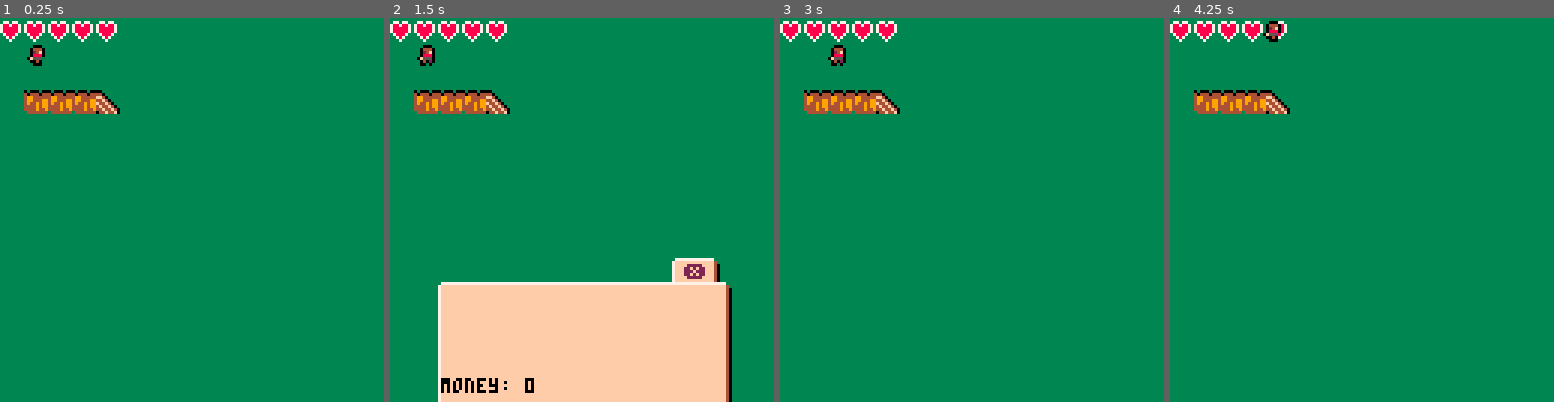
Above: before the commit, frames 1-4 (left to right).
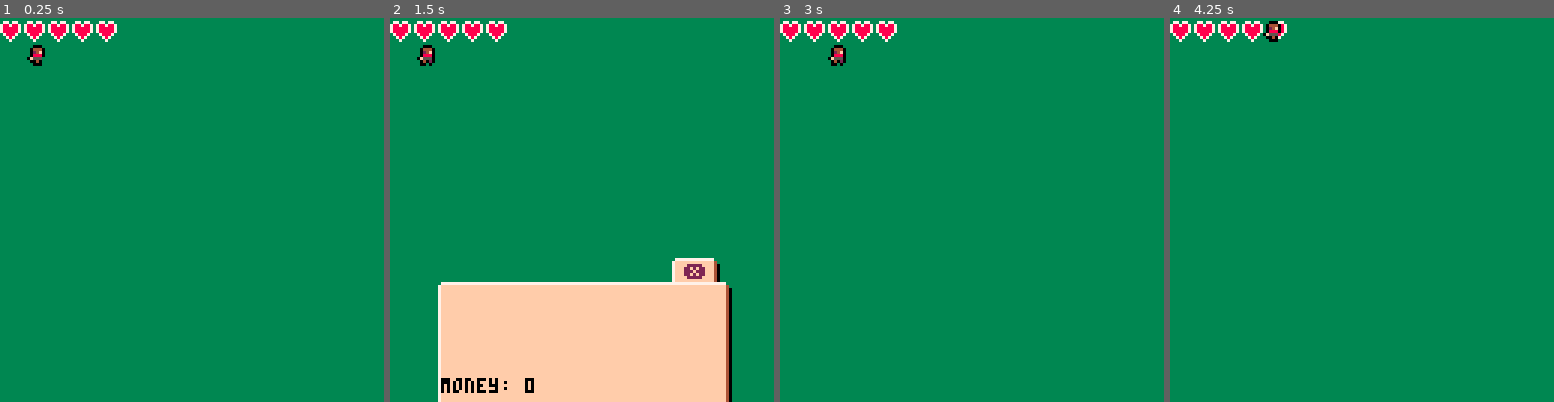
Above: after the commit, the same moments.

Repository: DriZzy208/Zelda
Game: PICO-8 cartridge zelda.p8
Same seed, same stepped clock (60 frames per second), same inputs: the game is played once before the commit and once after it.
Inputs:
- Up to frame 1 (0.25 s): no input
- Up to frame 2 (1.5 s): tap O (Z key) at 0.33, 0.7, 1.43 s; tap X (X key) at 1.07 s
- Up to frame 3 (3 s): hold Left 1.97-2.37 s; tap X (X key) at 2.07, 2.4, 2.73 s; tap O (Z key) at 2.22 s; hold Down 2.42-2.82 s; hold Right from 2.87 s (still down)
- Up to frame 4 (4.25 s): tap X (X key) every 0.33 s from 3.07 to 4.07 s; tap O (Z key) at 3.1, 3.98 s; release Right at 3.53 s; hold Up 3.58-4.08 s; hold Right from 4.13 s (still down)

The runs differ from the first frame. In frame 1, 1.4% of the frame differs, in the area x 6-32%, y 18-25%; in frame 2, 1.4%; in frame 3, 1.4%; in frame 4, 1.4%.

Commit message:
even more tile

Diff:
--- a/zelda.p8
+++ b/zelda.p8
@@ -213,6 +213,7 @@
         draw_invbox()
         draw_inv_extended()
     else
+        draw_invbox_reduced()
         draw_inv()
     end
 end
@@ -250,6 +251,10 @@
     --top right middle beige rectangle
     rectfill(((lootboxx+14)*8)-17,((lootboxy+10)*8)-7,((lootboxx+14)*8)-5,((lootboxy+10)*8)-1,15)
     print("❎",((lootboxx+14)*8)-14,((lootboxy+10)*8)-6,2)
+end
+
+function draw_invbox_reduced()
+    local offset=0
 end
 
 function draw_rotated_shit()
@@ -719,103 +724,103 @@
 
 
 __gff__
-0000010001010000030000000100000001010101010100000000000001000000010101010101010100000000010000000101010000000101000000000000000000000000000000000000000000000000000000000000000000000000000000000000000000000000000000000000000000000000000101010100000000000000
+0000010001010000030000000100000001010101010100000000000001000001010101010101010100000000010000010101010000000101000000000000000000000000000000000000000000000000000000000000000000000000000000000000000000000000000000000000000000000000000101010100000000000000
 0000000000000000000000000000000000000000000000000000000000000000000000000000000000000000000000000000000000000000000000000000000000000000000000000000000000000000000000000000000000000000000000000000000000000000000000000000000000000000000000000000000000000000
 __map__
-0303030303030303030303030303030303030303030303030303030303030303030303030303030303030303030303030303030303030303030303030303030303030303030303030303030303030303030303030303030303030303030303030303030303030303030303030303030303030303030303030303030303030303
-0303030303030303030303030303030303030303030303030303030303030303030303030303030303030303030303030303030303030303030303030303030303030303030303030303030303030303030303030303030303030303030303030303030303030303030303030303030303030303030303030303030303030303
-0303030303030303030303030303030303030303030303030303030303030303030303030303030303030303030303030303030303030303030303030303030303030303030303030303030303030303030303030303030303030303030303030303030303030303030303030303030303030303030303030303030303030303
-030a0a0a0b030303030303030303030303030303030303030303030303030303030303030303030303030303030303030303030303030303030303030303030303030303030303030303030303030303030303030303030303030303030303030303030303030303030303030303030303030303030303030303030303030303
-0303030303030303030303030303030303030303030303030303030303030303030303030303030303030303030303030303030303030303030303030303030303030303030303030303030303030303030303030303030303030303030303030303030303030303030303030303030303030303030303030303030303030303
-0303030303030303030303030303030303030303030303030303030303030303030303030303030303030303030303030303030303030303030303030303030303030303030303030303030303030303030303030303030303030303030303030303030303030303030303030303030303030303030303030303030303030303
-0303030303030303030303030303030303030303030303030303030303030303030303030303030303030303030303030303030303030303030303030303030303030303030303030303030303030303030303030303030303030303030303030303030303030303030303030303030303030303030303030303030303030303
-0303030303030303030303030303030303030303030303030303030303030303030303030303030303030303030303030303030303030303030303030303030303030303030303030303030303030303030303030303030303030303030303030303030303030303030303030303030303030303030303030303030303030303
-0303030303030303030303030303030303030303030303030303030303030303030303030303030303030303030303030303030303030303030303030303030303030303030303030303030303030303030303030303030303030303030303030303030303030303030303030303030303030303030303030303030303030303
-0303030303030303030303030303030303030303030303030303030303030303030303030303030303030303030303030303030303030303030303030303030303030303030303030303030303030303030303030303030303030303030303030303030303030303030303030303030303030303030303030303030303030303
-0303030303030303030303030303030303030303030303030303030303030303030303030303030303030303030303030303030303030303030303030303030303030303030303030303030303030303030303030303030303030303030303030303030303030303030303030303030303030303030303030303030303030303
-0303030303030303030303030303030303030303030303030303030303030303030303030303030303030303030303030303030303030303030303030303030303030303030303030303030303030303030303030303030303030303030303030303030303030303030303030303030303030303030303030303030303030303
-0303030303030303030303030303030303030303030303030303030303030303030303030303030303030303030303030303030303030303030303030303030303030303030303030303030303030303030303030303030303030303030303030303030303030303030303030303030303030303030303030303030303030303
-0303030303030303030303030303030303030303030303030303030303030303030303030303030303030303030303030303030303030303030303030303030303030303030303030303030303030303030303030303030303030303030303030303030303030303030303030303030303030303030303030303030303030303
-0303030303030303030303030303030303030303030303030303030303030303030303030303030303030303030303030303030303030303030303030303030303030303030303030303030303030303030303030303030303030303030303030303030303030303030303030303030303030303030303030303030303030303
-0303030303030303030303030303030303030303030303030303030303030303030303030303030303030303030303030303030303030303030303030303030303030303030303030303030303030303030303030303030303030303030303030303030303030303030303030303030303030303030303030303030303030303
-0303030303030303030303030303030303030303030303030303030303030303030303030303030303030303030303030303030303030303030303030303030303030303030303030303030303030303030303030303030303030303030303030303030303030303030303030303030303030303030303030303030303030303
-0303030303030303030303030303030303030303030303030303030303030303030303030303030303030303030303030303030303030303030303030303030303030303030303030303030303030303030303030303030303030303030303030303030303030303030303030303030303030303030303030303030303030303
-0303030303030303030303030303030303030303030303030303030303030303030303030303030303030303030303030303030303030303030303030303030303030303030303030303030303030303030303030303030303030303030303030303030303030303030303030303030303030303030303030303030303030303
-0303030303030303030303030303030303030303030303030303030303030303030303030303030303030303030303030303030303030303030303030303030303030303030303030303030303030303030303030303030303030303030303030303030303030303030303030303030303030303030303030303030303030303
-0303030303030303030303030303030303030303030303030303030303030303030303030303030303030303030303030303030303030303030303030303030303030303030303030303030303030303030303030303030303030303030303030303030303030303030303030303030303030303030303030303030303030303
-0303030303030303030303030303030303030303030303030303030303030303030303030303030303030303030303030303030303030303030303030303030303030303030303030303030303030303030303030303030303030303030303030303030303030303030303030303030303030303030303030303030303030303
-0303030303030303030303030303030303030303030303030303030303030303030303030303030303030303030303030303030303030303030303030303030303030303030303030303030303030303030303030303030303030303030303030303030303030303030303030303030303030303030303030303030303030303
-0303030303030303030303030303030303030303030303030303030303030303030303030303030303030303030303030303030303030303030303030303030303030303030303030303030303030303030303030303030303030303030303030303030303030303030303030303030303030303030303030303030303030303
-0303030303030303030303030303030303030303030303030303030303030303030303030303030303030303030303030303030303030303030303030303030303030303030303030303030303030303030303030303030303030303030303030303030303030303030303030303030303030303030303030303030303030303
-0303030303030303030303030303030303030303030303030303030303030303030303030303030303030303030303030303030303030303030303030303030303030303030303030303030303030303030303030303030303030303030303030303030303030303030303030303030303030303030303030303030303030303
-0303030303030303030303030303030303030303030303030303030303030303030303030303030303030303030303030303030303030303030303030303030303030303030303030303030303030303030303030303030303030303030303030303030303030303030303030303030303030303030303030303030303030303
-0303030303030303030303030303030303030303030303030303030303030303030303030303030303030303030303030303030303030303030303030303030303030303030303030303030303030303030303030303030303030303030303030303030303030303030303030303030303030303030303030303030303030303
-0303030303030303030303030303030303030303030303030303030303030303030303030303030303030303030303030303030303030303030303030303030303030303030303030303030303030303030303030303030303030303030303030303030303030303030303030303030303030303030303030303030303030303
-0303030303030303030303030303030303030303030303030303030303030303030303030303030303030303030303030303030303030303030303030303030303030303030303030303030303030303030303030303030303030303030303030303030303030303030303030303030303030303030303030303030303030303
-0303030303030303030303030303030303030303030303030303030303030303030303030303030303030303030303030303030303030303030303030303030303030303030303030303030303030303030303030303030303030303030303030303030303030303030303030303030303030303030303030303030303030303
-0303030303030303030303030303030303030303030303030303030303030303030303030303030303030303030303030303030303030303030303030303030303030303030303030303030303030303030303030303030303030303030303030303030303030303030303030303030303030303030303030303030303030303
-…(65 lines of a section not shown)…
+0303030303030303030303030303030303030303030303030303030303030303030303030303030303030303030303030303030303030303030303030303030303030303030303030303030303030303030303030303030303030303030303030303030303030303030303030303030303030303262726270303030326272627
+0303030303030303030303030303030303030303030303030303030303030303030303030303030303030303030303030303030303030303030303030303030303030303030303030303030303030303030303030303030303030303030303030303030303030303030303030303030303030303363736370303030336373637
+0303030303030303030303030303030303030303030303030303030303030303030303030303030303030303030303030303030303030303030303030303030303030303030303030303030303030303030303030303030303030303030303030303030303030303030303030303030303030326272627262703032627262703
+0303030303030303030303030303030303030303030303030303030303030303030303030303030303030303030303030303030303030303030303030303030303030303030303030303030303030303030303030303030303030303030303030303030303030303030303030303030303030336373637363703033637363703
+0303030303030303030303030303030303030303030303030303030303030303030303030303030303030303030303030303030303030303030303030303030303030303030303030303030303030303030303030303030303030303030303030303030303030303030303030303030303030303262703262703030326272627
+0303030303030303030303030303030303030303030303030303030303030303030303030303030303030303030303030303030303030303030303030303030303030303030303030303030303030303030303030303030303030303030303030303030303030303030303030303030303030303363703363703030336373637
+0303030303030303030303030303030303030303030303030303030303030303030303030303030303030303030303030303030303030303030303030303030303030303030303030303030303030303030303030303030303030303030303030303030303030303030303030303030303030303030303030f0b0f0303030303
+0303030303030303030303030303030303030303030303030303030303030303030303030303030303030303030303030303030303030303030303030303030303030303030303030303030303030303030303030303030303030303030303030303030303030303030303030303030303030303030303031f1b1f0303030303
+0303030303030303030303030303030303030303030303030303030303030303030303030303030303030303030303030303030303030303030303030303030303030303030303030303030303030303030303030303030303030303030303030303030303030303030303030303030303030303030303032f1b2f0303030303
+0303030303030303030303030303030303030303030303030303030303030303030303030303030303030303030303030303030303030303030303030303030303030303030303030303030303030303030303030303030303030303030303030303030303030303030303030303030303030303030303030303030303030303
+0303030303030303030303030303030303030303030303030303030303030303030303030303030303030303030303030303030303030303030303030303030303030303030303030303030303030303030303030303030303030303030303030303030303030303030303030303030303030303030303030303030303030303
+0303030303030303030303030303030303030303030303030303030303030303030303030303030303030303030303030303030303030303030303030303030303030303030303030303030303030303030303030303030303030303030303030303030303030303030303030303030303030303030303030303030303030303
+0303030303030303030303030303030303030303030303030303030303030303030303030303030303030303030303030303030303030303030303030303030303030303030303030303030303030303030303030303030303030303030303030303030303030303030303030303030303030303030303030303030303030303
+0303030303030303030303030303030303030303030303030303030303030303030303030303030303030303030303030303030303030303030303030303030303030303030303030303030303030303030303030303030303030303030303030303030303030303030303030303030303030303030303030303030303030303
+0303030303030303030303030303030303030303030303030303030303030303030303030303030303030303030303030303030303030303030303030303030303030303030303030303030303030303030303030303030303030303030303030303030303030303030303030303030303030303030303030303030303030303
+0303030303030303030303030303030303030303030303030303030303030303030303030303030303030303030303030303030303030303030303030303030303030303030303030303030303030303030303030303030303030303030303030303030303030303030303030303030303030303030303030303030303030303
+0303030303030303030303030303030303030303030303030303030303030303030303030303030303030303030303030303030303030303030303030303030303030303030303030303030303030303030303030303030303030303030303030303030303030303030303030303030303030303030303030303030303030303
+0303030303030303030303030303030303030303030303030303030303030303030303030303030303030303030303030303030303030303030303030303030303030303030303030303030303030303030303030303030303030303030303030303030303030303030303030303030303030303030303030303030303030303
+0303030303030303030303030303030303030303030303030303030303030303030303030303030303030303030303030303030303030303030303030303030303030303030303030303030303030303030303030303030303030303030303030303030303030303030303030303030303030303030303030303030303030303
+0303030303030303030303030303030303030303030303030303030303030303030303030303030303030303030303030303030303030303030303030303030303030303030303030303030303030303030303030303030303030303030303030303030303030303030303030303030303030303030303030303030303030303
+0303030303030303030303030303030303030303030303030303030303030303030303030303030303030303030303030303030303030303030303030303030303030303030303030303030303030303030303030303030303030303030303030303030303030303030303030303030303030303030303030303030303030303
+0303030303030303030303030303030303030303030303030303030303030303030303030303030303030303030303030303030303030303030303030303030303030303030303030303030303030303030303030303030303030303030303030303030303030303030303030303030303030303030303030303030303030303
+0303030303030303030303030303030303030303030303030303030303030303030303030303030303030303030303030303030303030303030303030303030303030303030303030303030303030303030303030303030303030303030303030303030303030303030303030303030303030303030303030303030303030303
+0303030303030303030303030303030303030303030303030303030303030303030303030303030303030303030303030303030303030303030303030303030303030303030303030303030303030303030303030303030303030303030303030303030303030303030303030303030303030303030303030303030303030303
+0303030303030303030303030303030303030303030303030303030303030303030303030303030303030303030303030303030303030303030303030303030303030303030303030303030303030303030303030303030303030303030303030303030303030303030303030303030303030303030303030303030303030303
+0303030303030303030303030303030303030303030303030303030303030303030303030303030303030303030303030303030303030303030303030303030303030303030303030303030303030303030303030303030303030303030303030303030303030303030303030303030303030303030303030303030303030303
+0303030303030303030303030303030303030303030303030303030303030303030303030303030303030303030303030303030303030303030303030303030303030303030303030303030303030303030303030303030303030303030303030303030303030303030303030303030303030303030303030303030303030303
+0303030303030303030303030303030303030303030303030303030303030303030303030303030303030303030303030303030303030303030303030303030303030303030303030303030303030303030303030303030303030303030303030303030303030303030303030303030303030303030303030303030303030303
+0303030303030303030303030303030303030303030303030303030303030303030303030303030303030303030303030303030303030303030303030303030303030303030303030303030303030303030303030303030303030303030303030303030303030303030303030303030303030303030303030303030303030303
+0303030303030303030303030303030303030303030303030303030303030303030303030303030303030303030303030303030303030303030303030303030303030303030303030303030303030303030303030303030303030303030303030303030303030303030303030303030303030303030303030303030303030303
+0303030303030303030303030303030303030303030303030303030303030303030303030303030303030303030303030303030303030303030303030303030303030303030303030303030303030303030303030303030303030303030303030303030303030303030303030303030303030303030303030303030303030303
+0303030303030303030303030303030303030303030303030303030303030303030303030303030303030303030303030303030303030303030303030303030303030303030303030303030303030303030303030303030303030303030303030303030303030303030303030303030303030303030303030303030303030303
+…(65 lines of a section not shown)…
Not shown, changed: 27 lines of the sprite sheet (__gfx__) section of zelda.p8
